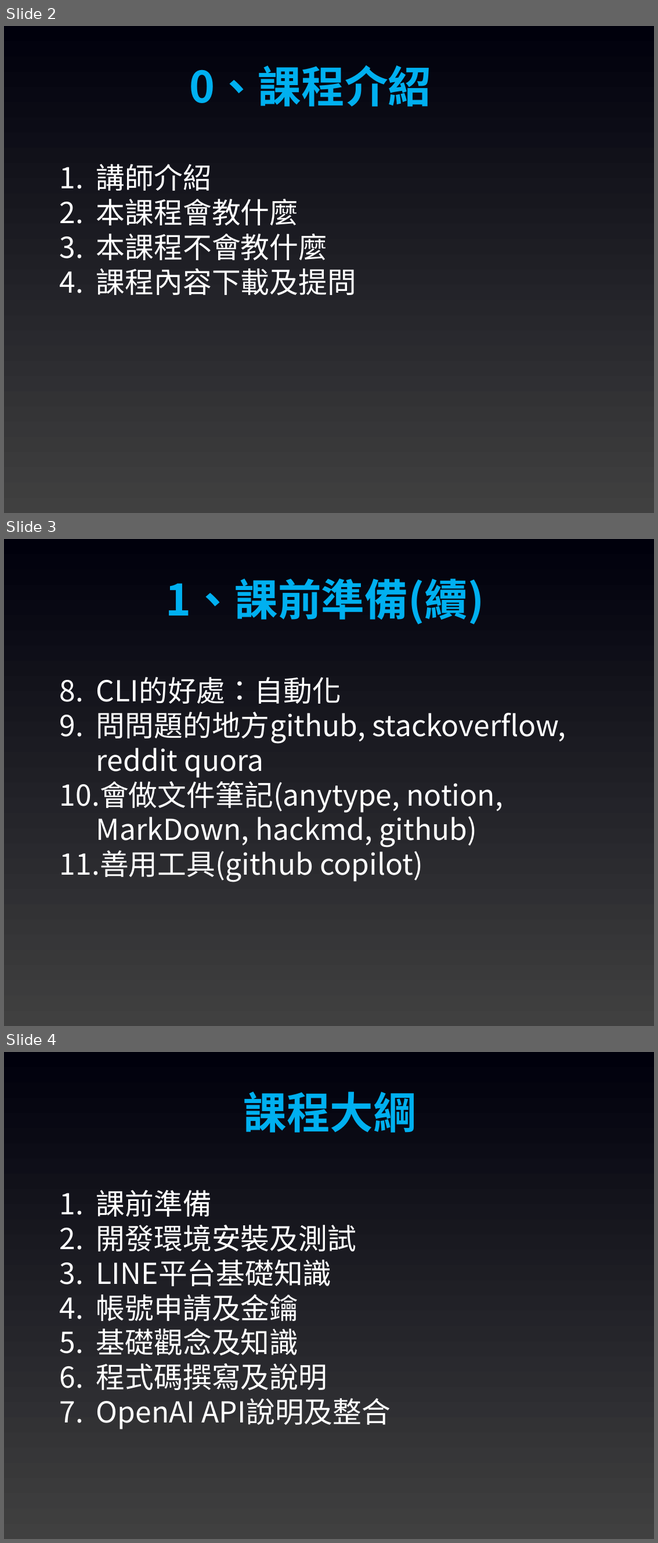
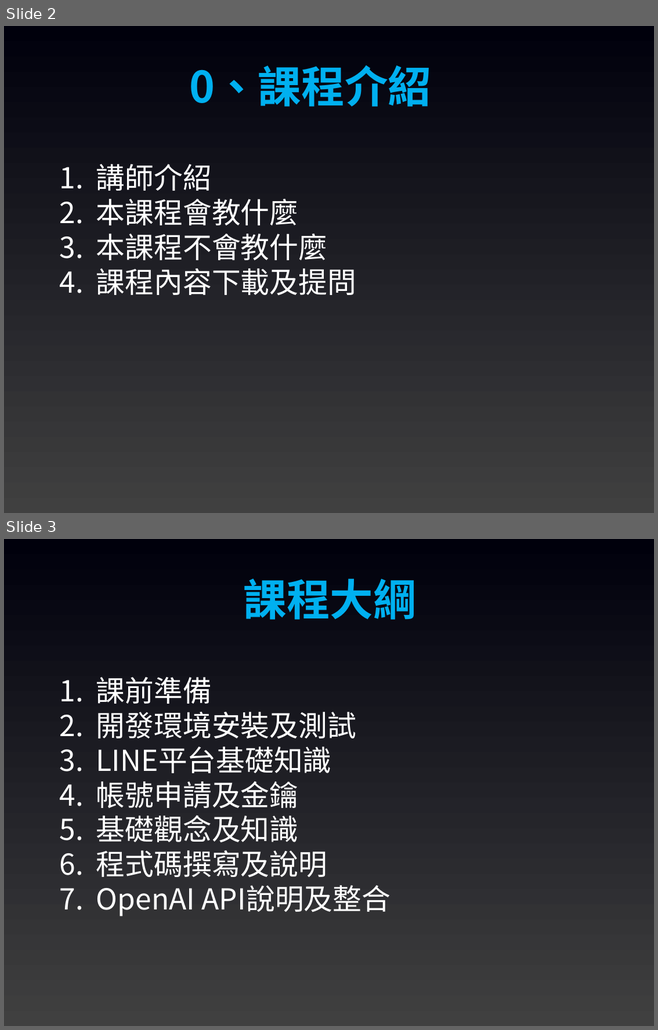
Before and after one commit to joshhu/sculinebot2024, a slide deck: Slides/課程大綱.pptx. Shown one above the other, each under a label of ours: slides 2, 3 and 4 before the commit, slides 2 and 3 after it. The pictures are 658x1543 and 658x1030 pixels, drawn with LibreOffice and Linux fonts; fonts in the diff are those of the drawing. Boxes give left, top, right and bottom in pixels: in the first picture for what was removed or moved away, otherwise in the second. Text is boxed around its words. In the diff, an @@ line names an element or a change of style, - is before the commit and + after.

Commit message:
new slides

```diff
--- a/Slides/課程大綱.pptx
+++ b/Slides/課程大綱.pptx
@@ slide 3 removed at (4,539,654,1026), background gradient #404040 to #00000C @@
@@ text removed at (166,578,484,624) @@
-1、課前準備(續)
@@ text removed at (60,677,565,882) @@
-8. CLI的好處：自動化
-9. 問問題的地方github, stackoverflow, reddit quora
-10. 會做文件筆記(anytype, notion, MarkDown, hackmd, github)
-11. 善用工具(github copilot)
@@ what was slide 4 is now slide 3 @@
```
Also in this commit, not shown: 2 other files.
